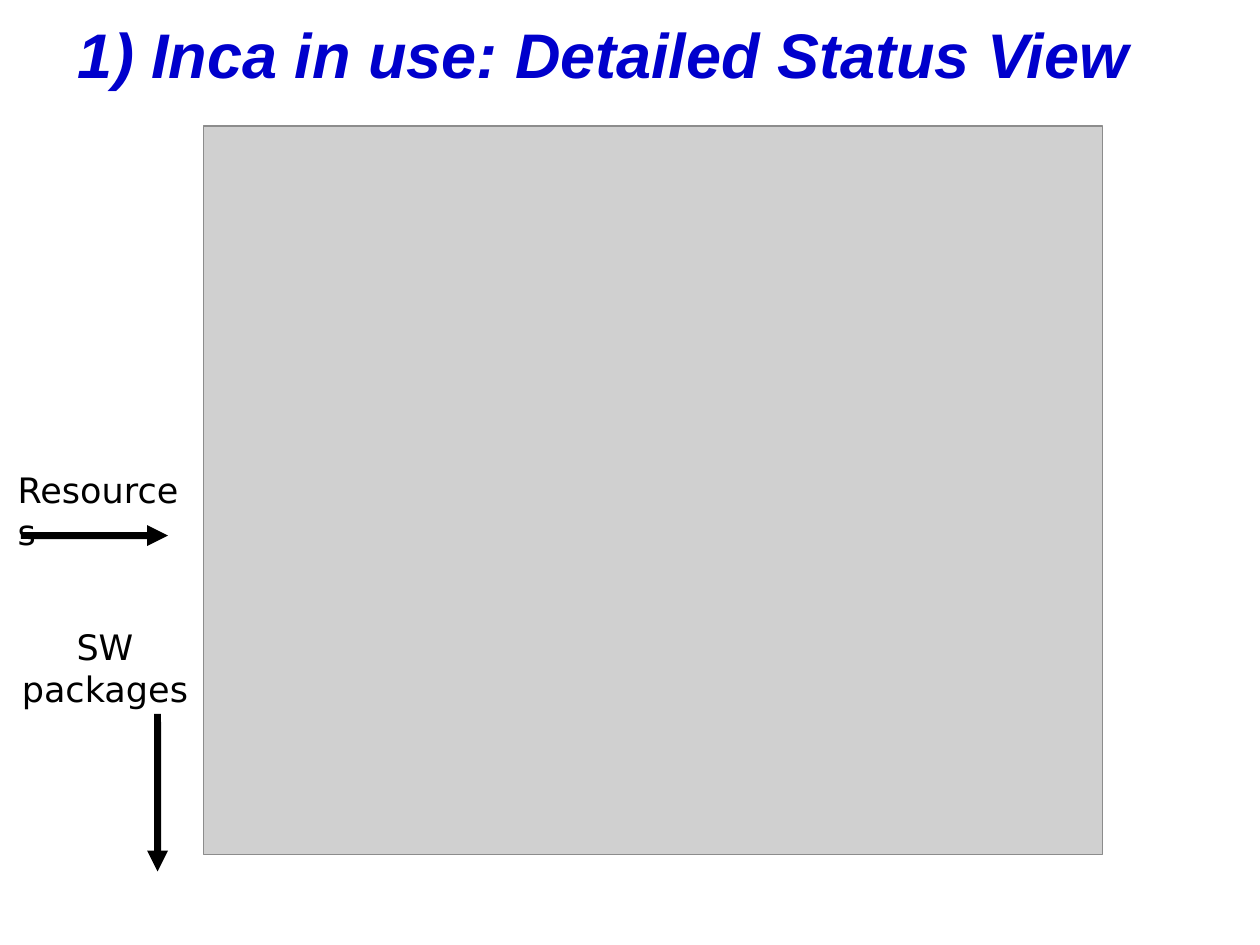
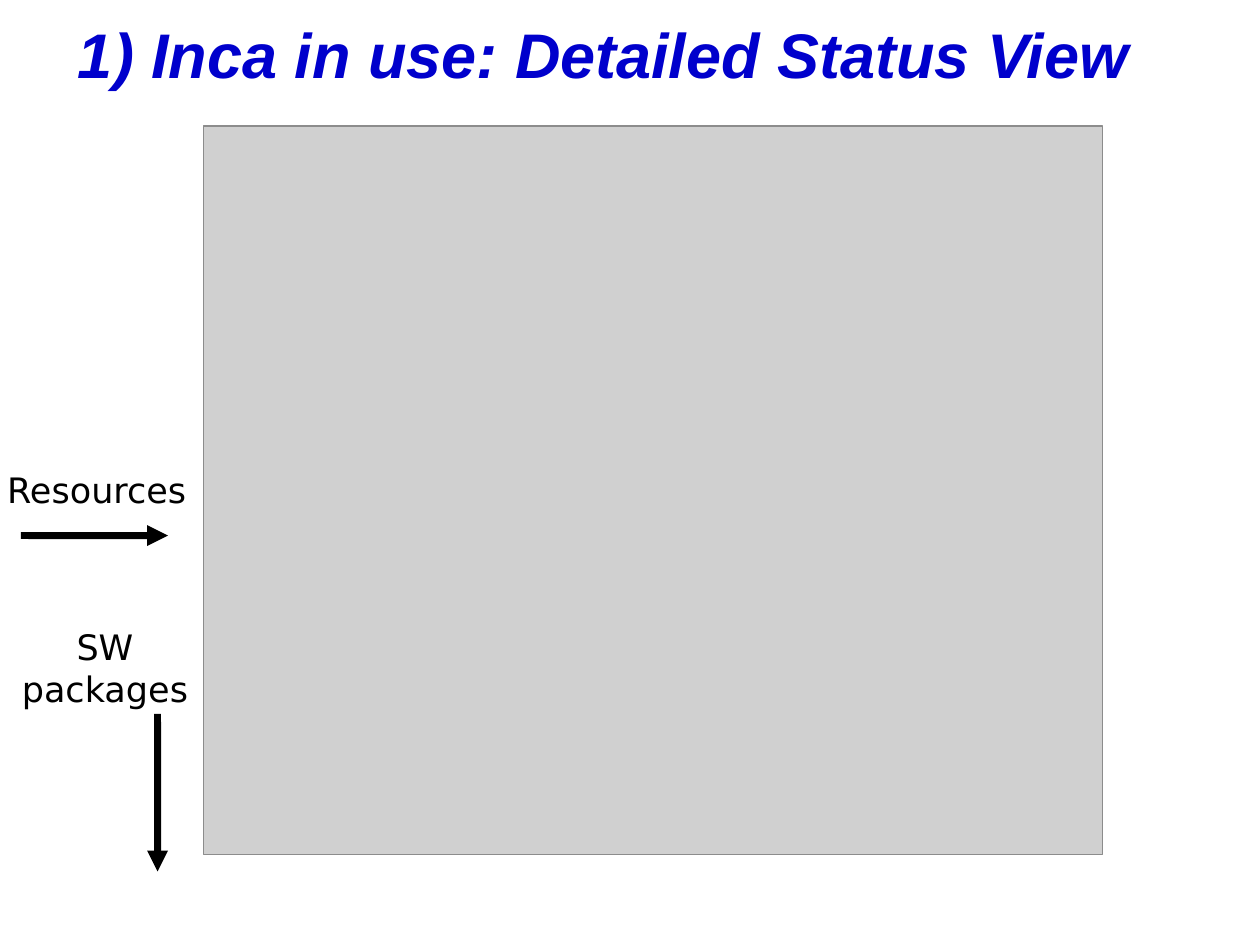
Before and after one commit to IncaProject/inca-xsede, a slide deck: slide 18 of talks/inca_sc05.ppt. Drawn at 1260x945 pixels with LibreOffice and Linux fonts; fonts in the diff are those of the drawing; grey boxes stand for pictures. Boxes give left, top, right and bottom in pixels: in the first picture for what was removed or moved away, otherwise in the second. Text is boxed around its words. In the diff, an @@ line names an element or a change of style, - is before the commit and + after.

```diff
--- a/talks/inca_sc05.ppt
+++ b/talks/inca_sc05.ppt
@@ text "Resources" rewrapped from (5,462,199,518) to (7,477,186,504) @@
```
Also in this commit, not shown: 4 other slides changed.
